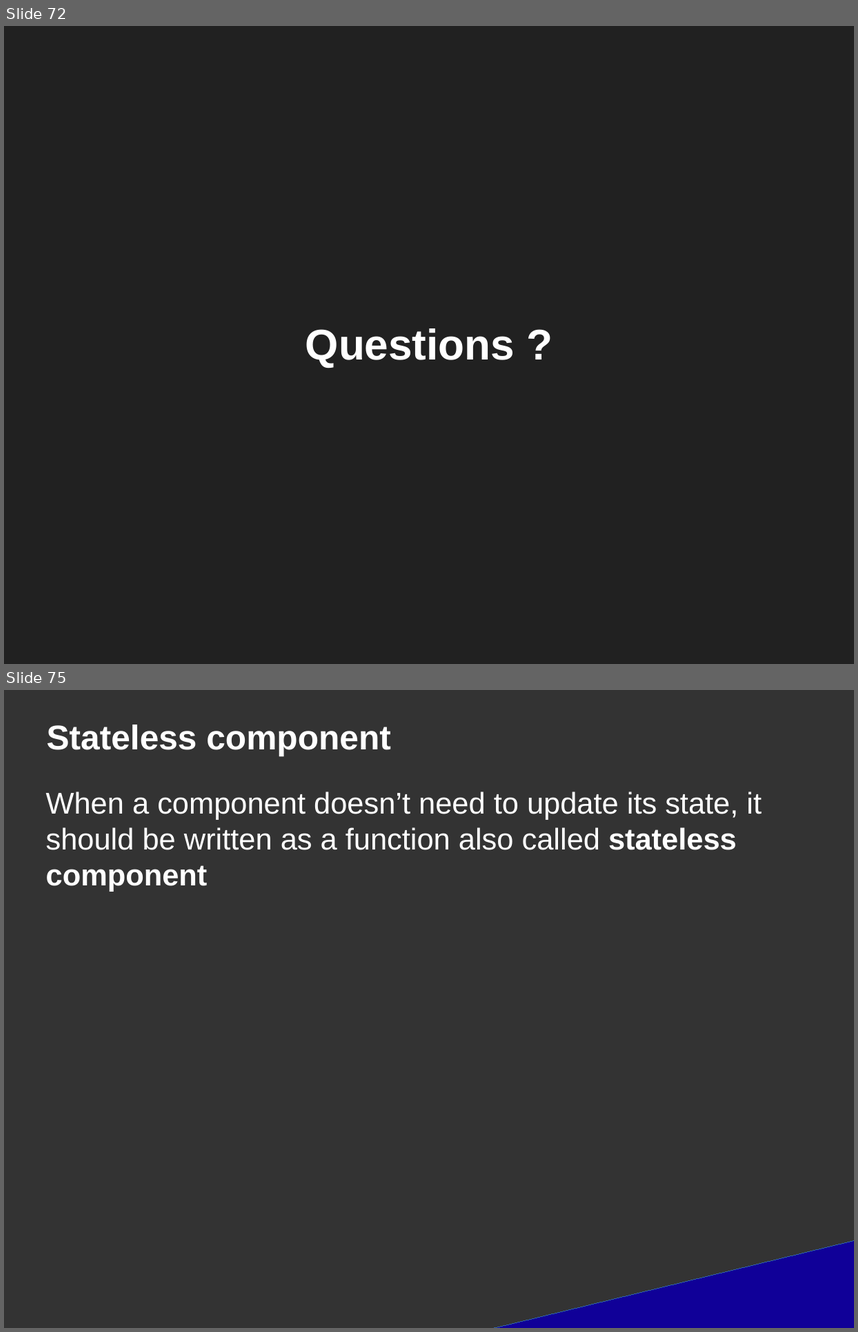
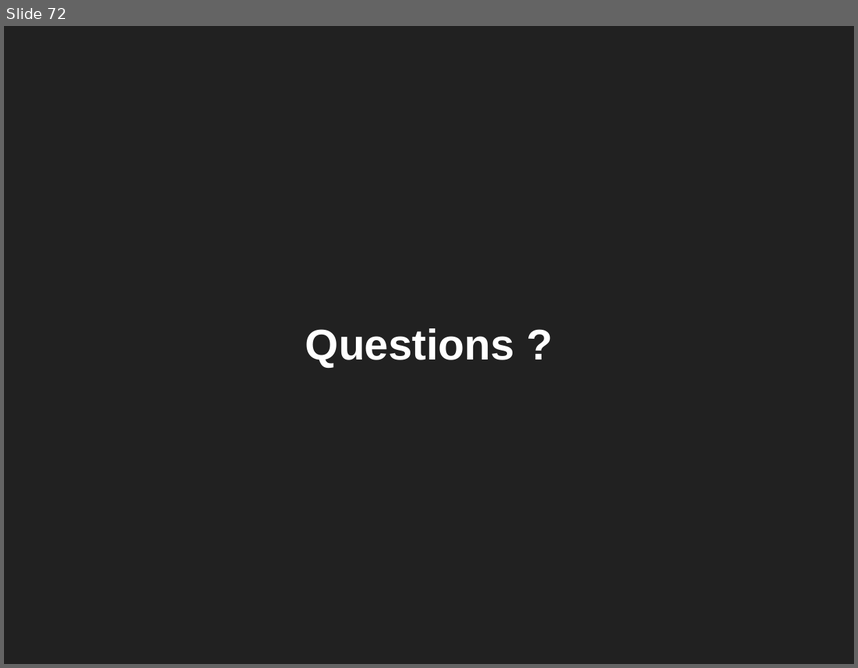
Before and after one commit to DanYellow/presentations, a slide deck: react-redux-101/presentation.odp. Shown one above the other, each under a label of ours: slides 72 and 75 before the commit, slide 72 after it; the slides between them are not shown. The pictures are 858x1332 and 858x668 pixels, drawn with LibreOffice and Linux fonts; fonts in the diff are those of the drawing. Boxes give left, top, right and bottom in pixels: in the first picture for what was removed or moved away, otherwise in the second. Text is boxed around its words. In the diff, an @@ line names an element or a change of style, - is before the commit and + after.

```diff
--- a/react-redux-101/presentation.odp
+++ b/react-redux-101/presentation.odp
@@ slide 75 removed at (4,690,854,1328), background #333333 @@
@@ title removed at (47,724,391,756) @@
-Stateless component
@@ title removed at (46,791,762,891) @@
-When a component doesn’t need to update its state, it should be written as a function also called stateless component
@@ right triangle removed at (390,1222,854,1328) @@
```
Also in this commit, not shown: 2 slides changed, 1 other file.
